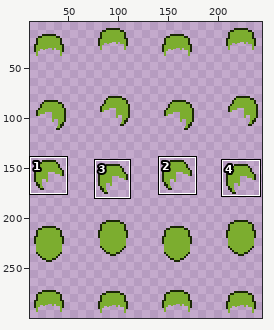
Edited in one commit: sprite sheet (assets/spHair2.png). Above: a wide view before the commit, with the close-up outlined.
Close-up. Old version:
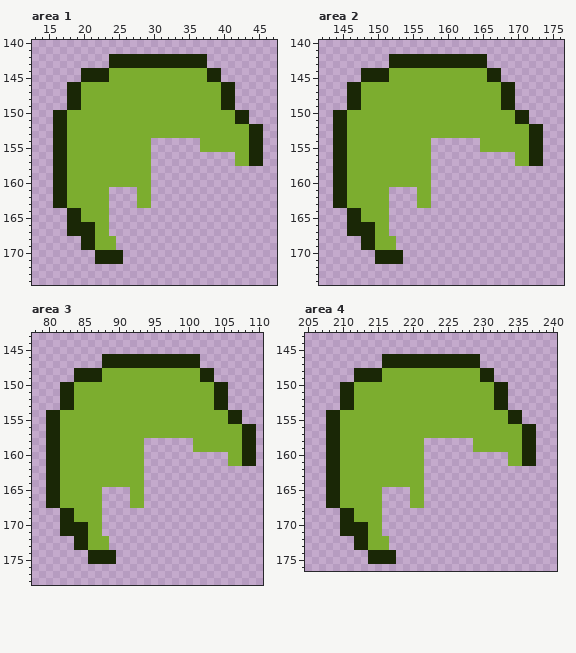
The file is 256x320 pixels. Shown: area 1: x 13..47, y 140..174; area 2: x 142..176, y 140..174; area 3: x 78..110, y 143..178; area 4: x 205..240, y 143..176. The wide view leaves out empty margins. The commit also changed other parts of the picture, which this record leaves out.
Now the later version:
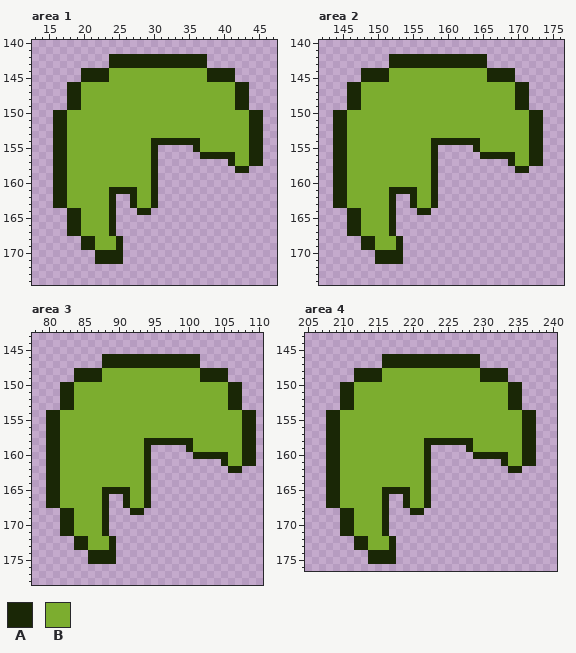
Palette (. is transparent): A #1a2706  B #7cad2f
What changed:
Changed rows in their new state; - is an unchanged pixel.
Area 1:
first column x 20:
144 --------------------AA----
145 --------------------AA----
146 --------------------BBAA--
147 --------------------BBAA--
148 --------------------BBAA--
149 --------------------BBAA--
150 ----------------------BBAA
151 ----------------------BBAA
154 ----------AAAAAAA---------
155 ----------A-----A---------
156 ----------A------AAAAA----
157 ----------A----------A----
158 ----------A-----------AA--
159 ----------A---------------
160 ----------A---------------
161 ----AAAA--A---------------
162 ----A--A--A---------------
163 ----A--A--A---------------
164 ----A---AA----------------
165 ----A---------------------
166 BB--A---------------------
167 BB--A---------------------
168 -----A--------------------
169 -----A--------------------
Area 2:
first column x 148:
144 --------------------AA----
145 --------------------AA----
146 --------------------BBAA--
147 --------------------BBAA--
148 --------------------BBAA--
149 --------------------BBAA--
150 ----------------------BBAA
151 ----------------------BBAA
154 ----------AAAAAAA---------
155 ----------A-----A---------
156 ----------A------AAAAA----
157 ----------A----------A----
158 ----------A-----------AA--
159 ----------A---------------
160 ----------A---------------
161 ----AAAA--A---------------
162 ----A--A--A---------------
163 ----A--A--A---------------
164 ----A---AA----------------
165 ----A---------------------
166 BB--A---------------------
167 BB--A---------------------
168 -----A--------------------
169 -----A--------------------
Area 3:
first column x 84:
148 --------------------AA----
149 --------------------AA----
150 --------------------BBAA--
151 --------------------BBAA--
152 --------------------BBAA--
153 --------------------BBAA--
154 ----------------------BBAA
155 ----------------------BBAA
158 ----------AAAAAAA---------
159 ----------A-----A---------
160 ----------A------AAAAA----
161 ----------A----------A----
162 ----------A-----------AA--
163 ----------A---------------
164 ----------A---------------
165 ----AAAA--A---------------
166 ----A--A--A---------------
167 ----A--A--A---------------
168 ----A---AA----------------
169 ----A---------------------
170 BB--A---------------------
171 BB--A---------------------
172 -----A--------------------
173 -----A--------------------
Area 4:
first column x 212:
148 --------------------AA----
149 --------------------AA----
150 --------------------BBAA--
151 --------------------BBAA--
152 --------------------BBAA--
153 --------------------BBAA--
154 ----------------------BBAA
155 ----------------------BBAA
158 ----------AAAAAAA---------
159 ----------A-----A---------
160 ----------A------AAAAA----
161 ----------A----------A----
162 ----------A-----------AA--
163 ----------A---------------
164 ----------A---------------
165 ----AAAA--A---------------
166 ----A--A--A---------------
167 ----A--A--A---------------
168 ----A---AA----------------
169 ----A---------------------
170 BB--A---------------------
171 BB--A---------------------
172 -----A--------------------
173 -----A--------------------
Pixel boxes of the changes (left, top, right, bottom) in both close-ups:
changed: (221, 68, 263, 124)
changed: (81, 138, 249, 250)
changed: (361, 68, 543, 250)
changed: (74, 368, 256, 550)
changed: (354, 368, 536, 550)
